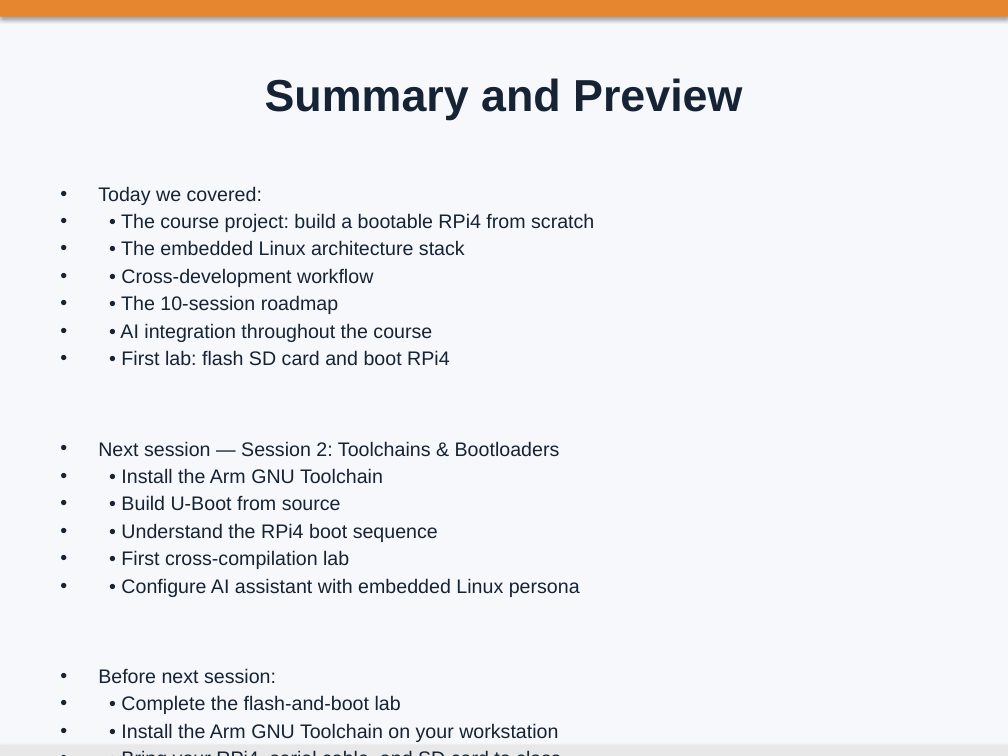
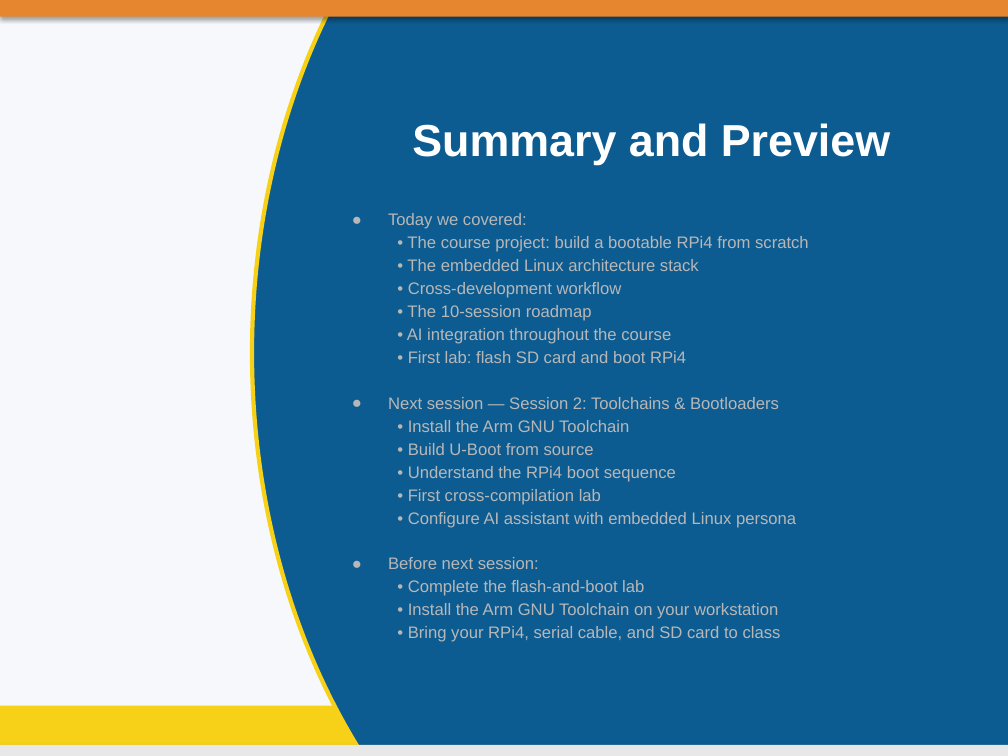
Before and after one commit to aircable/EmbeddedLinuxCourse, a slide deck: slide 23 of slides/01_Course.pptx (slide 22 before the commit). Drawn at 1008x756 pixels with LibreOffice and Linux fonts; fonts in the diff are those of the drawing; background and template pictures are left out. Boxes give left, top, right and bottom in pixels: in the first picture for what was removed or moved away, otherwise in the second. Text is boxed around its words. In the diff, an @@ line names an element or a change of style, - is before the commit and + after.

```diff
--- a/slides/01_Course.pptx
+++ b/slides/01_Course.pptx
@@ ellipse added at (252, 0, 1008, 756), fill #0D5C91, outline #F7D117 3 pt @@
@@ title "Summary and Preview": place and size @@
-title "Summary and Preview" at (265, 78, 742, 120)
+title "Summary and Preview" at (412, 123, 890, 165)
@@ title "Summary and Preview" at (412, 123, 890, 165): text colour #152334 to #FFFFFF @@
@@ text "Today we covered:": place and size @@
-text "Today we covered:" at (98, 186, 594, 742)
+text "Today we covered:" at (388, 213, 809, 642)
@@ text "Today we covered:" at (388, 213, 809, 642): size 14 to 11.9 pt, text colour #152334 to #B7B7B7; bullet • to ●; line spacing 1 to 0.95; less space between paragraphs; bullet • to none @@
@@ rectangle added at (0, 706, 1008, 756), fill #F7D117 @@
```
Also in this commit, not shown: 21 other slides changed, 1 slide added, 2 other files.
